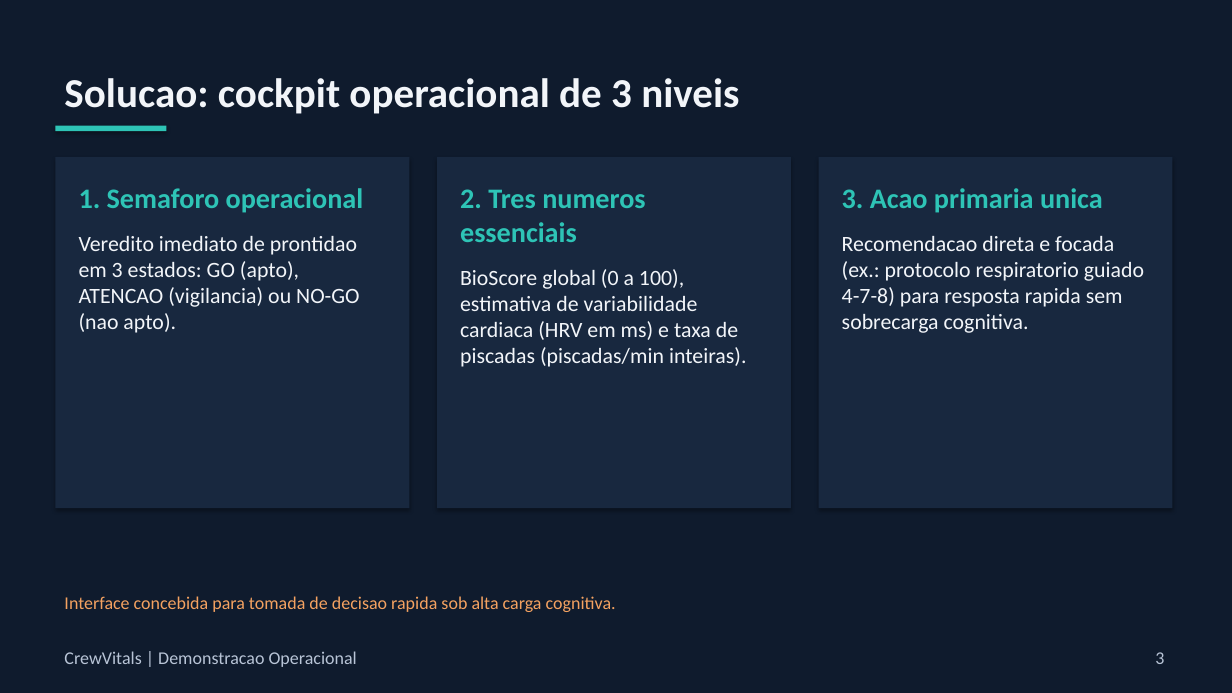
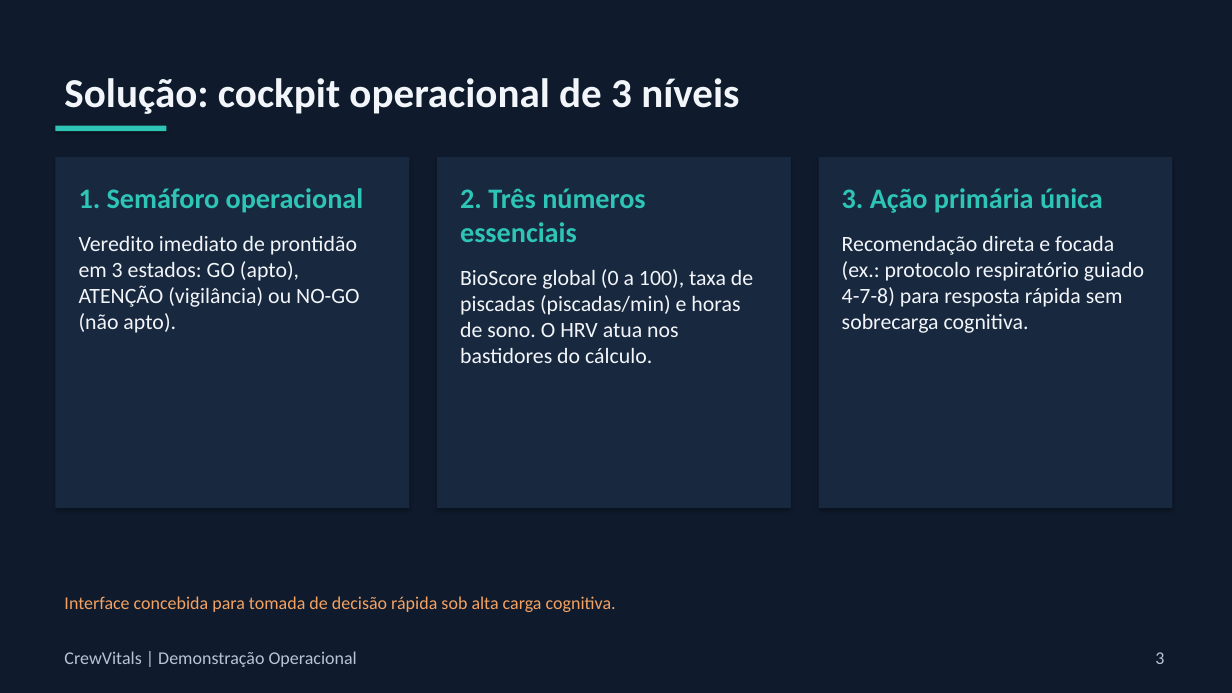
Before and after one commit to rodrigowindows/neuro-suite, a slide deck: slide 3 of docs/apresentacao/CrewVitals-Demo.pptx. Drawn at 1232x693 pixels with LibreOffice and Linux fonts; fonts in the diff are those of the drawing. Boxes give left, top, right and bottom in pixels: in the first picture for what was removed or moved away, otherwise in the second. Text is boxed around its words. In the diff, an @@ line names an element or a change of style, - is before the commit and + after.

Commit message:
fix(apresentacao): numeros reais da demo, botoes reais e acentuacao

```diff
--- a/docs/apresentacao/CrewVitals-Demo.pptx
+++ b/docs/apresentacao/CrewVitals-Demo.pptx
@@ text at [64, 78, 739, 114]: text changed @@
-Solucao: cockpit operacional de 3 niveis
+Solução: cockpit operacional de 3 níveis
@@ text in rectangle at [79, 188, 364, 333]: text changed @@
-1. Semaforo operacional
-Veredito imediato de prontidao em 3 estados: GO (apto), ATENCAO (vigilancia) ou NO-GO (nao apto).
+1. Semáforo operacional
+Veredito imediato de prontidão em 3 estados: GO (apto), ATENÇÃO (vigilância) ou NO-GO (não apto).
@@ text in rectangle at [460, 188, 753, 363]: text changed @@
-2. Tres numeros essenciais
-BioScore global (0 a 100), estimativa de variabilidade cardiaca (HRV em ms) e taxa de piscadas (piscadas/min inteiras).
+2. Três números essenciais
+BioScore global (0 a 100), taxa de piscadas (piscadas/min) e horas de sono. O HRV atua nos bastidores do cálculo.
@@ text in rectangle at [842, 188, 1144, 333]: text changed @@
-3. Acao primaria unica
-Recomendacao direta e focada (ex.: protocolo respiratorio guiado 4-7-8) para resposta rapida sem sobrecarga cognitiva.
+3. Ação primária única
+Recomendação direta e focada (ex.: protocolo respiratório guiado 4-7-8) para resposta rápida sem sobrecarga cognitiva.
@@ text at [64, 596, 616, 612]: text changed @@
-Interface concebida para tomada de decisao rapida sob alta carga cognitiva.
+Interface concebida para tomada de decisão rápida sob alta carga cognitiva.
@@ text at [64, 651, 357, 667]: text changed @@
-CrewVitals | Demonstracao Operacional
+CrewVitals | Demonstração Operacional
```
Also in this commit, not shown: 6 other slides changed, 3 other files.
